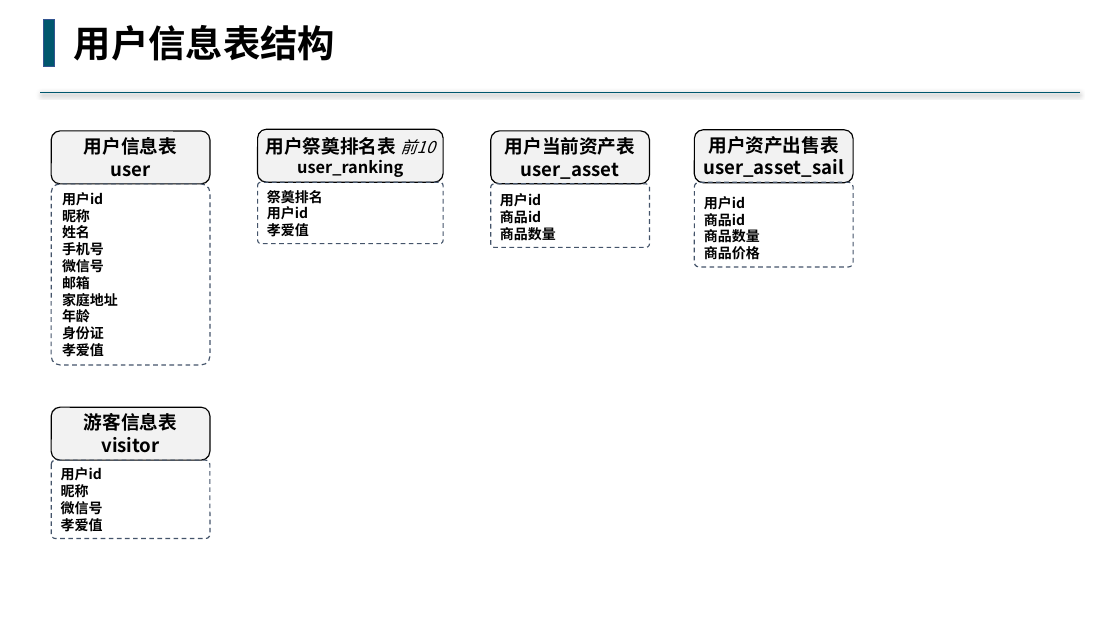
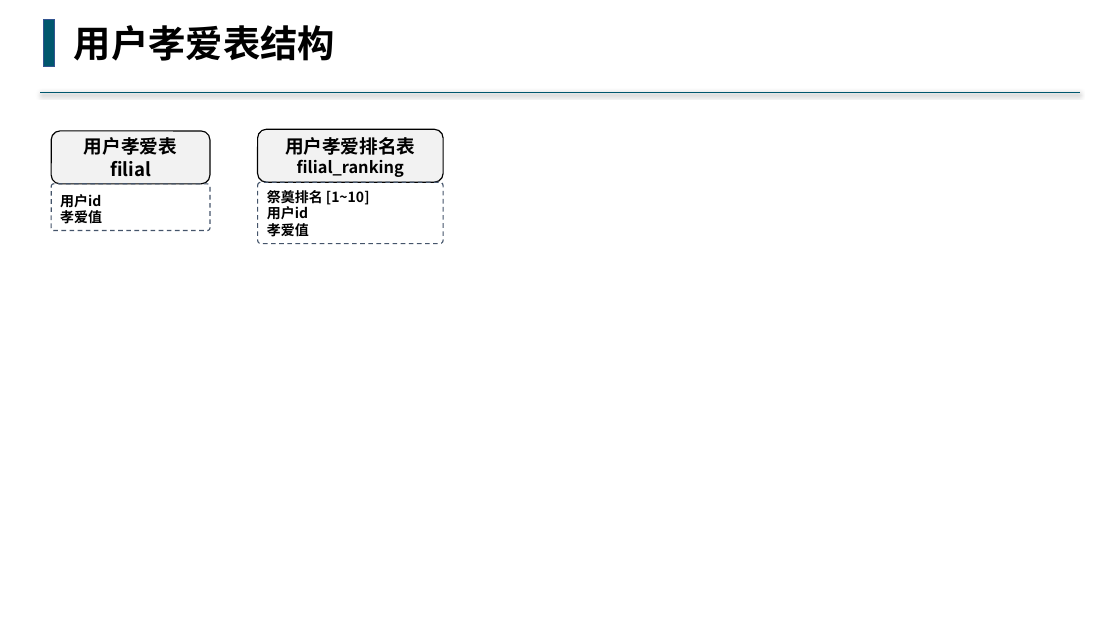
Before and after one commit to buddhachain/buddhaContract, a slide deck: slide 2 of doc/祭奠堂.pptx (slide 4 before the commit). Drawn at 1120x630 pixels with LibreOffice and Linux fonts; fonts in the diff are those of the drawing. Boxes give left, top, right and bottom in pixels: in the first picture for what was removed or moved away, otherwise in the second. Text is boxed around its words. In the diff, an @@ line names an element or a change of style, - is before the commit and + after.

Commit message:
祭奠堂合约修整

```diff
--- a/doc/祭奠堂.pptx
+++ b/doc/祭奠堂.pptx
@@ text at [74, 25, 335, 61]: text changed @@
-用户信息表结构
+用户孝爱表结构
@@ text in rounded rectangle at [84, 137, 177, 177]: text changed @@
-用户信息表
-user
+用户孝爱表
+filial
@@ text in rounded rectangle at [285, 137, 415, 177]: text changed @@
-用户祭奠排名表 前10
-user_ranking
+用户孝爱排名表
+filial_ranking
@@ rounded rectangle removed at [491, 131, 649, 184] @@
-用户当前资产表
-user_asset
@@ rounded rectangle removed at [695, 130, 854, 183] @@
-用户资产出售表
-user_asset_sail
@@ rounded rectangle "用户id": place and size @@
-rounded rectangle "用户id" at [51, 184, 210, 365]
+rounded rectangle "用户id" at [51, 184, 210, 231]
@@ text in rounded rectangle at [60, 209, 102, 227]: text changed @@
-昵称
-姓名
-手机号
-微信号
-邮箱
-家庭地址
-年龄
-身份证
-孝爱值
+孝爱值
@@ text in rounded rectangle at [267, 188, 370, 206]: text changed @@
-祭奠排名
+祭奠排名 [1~10]
@@ rounded rectangle removed at [491, 184, 649, 248] @@
-用户id
-商品id
-商品数量
@@ rounded rectangle removed at [695, 182, 854, 267] @@
-用户id
-商品id
-商品数量
-商品价格
@@ rounded rectangle removed at [51, 408, 210, 460] @@
-游客信息表
-visitor
@@ rounded rectangle removed at [51, 460, 210, 539] @@
-用户id
-昵称
-微信号
-孝爱值
```
Also in this commit, not shown: 9 other slides changed, 1 slide added, 6 slides removed, 3 other files.
